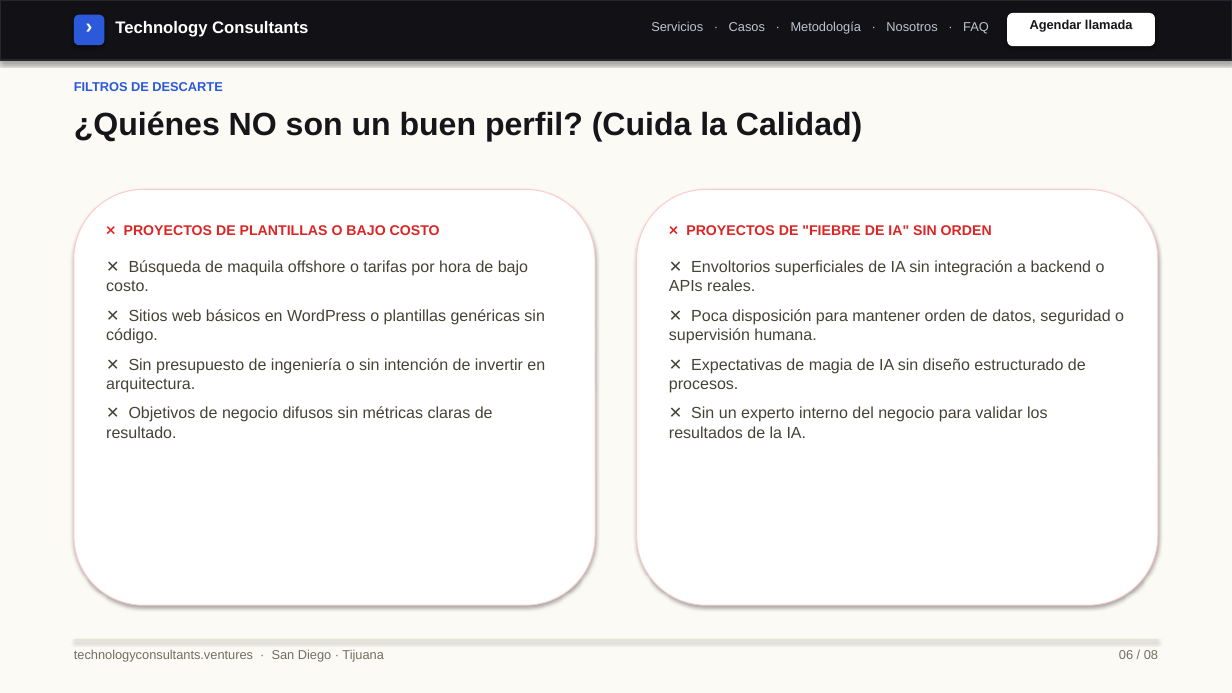
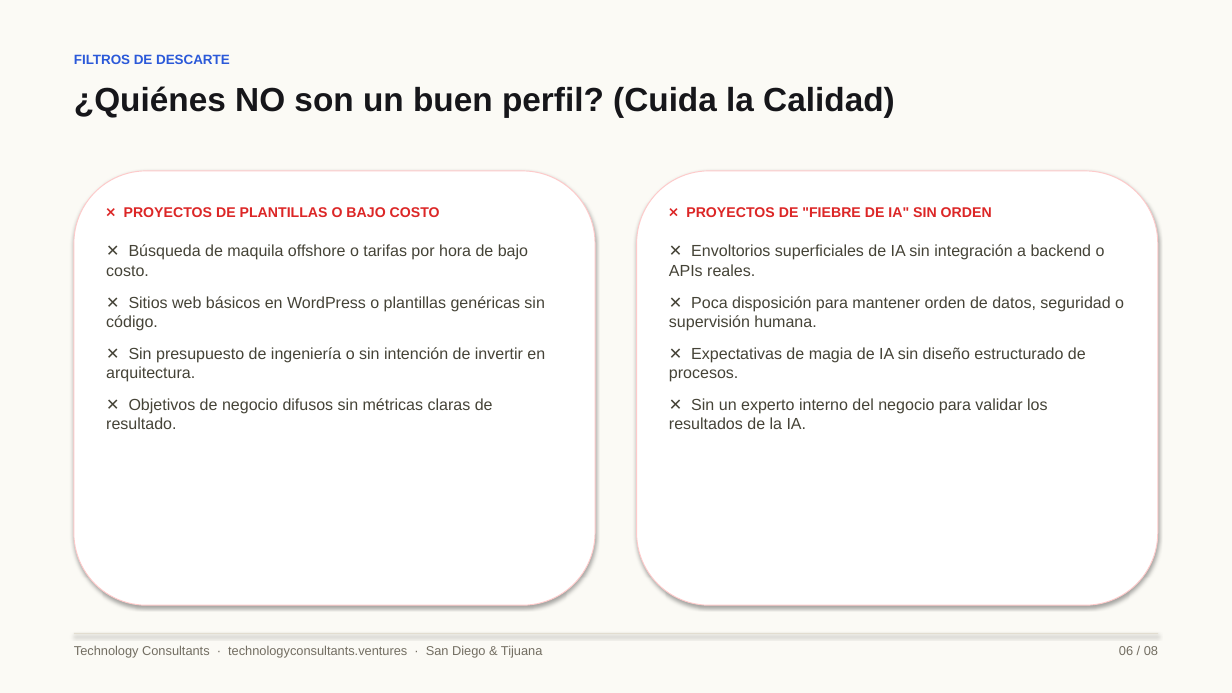
Before and after one commit to rguido198/TechnologyConsultantsVentures, a slide deck: slide 6 of Technology_Consultants_A_Quien_Enviarme_MX.pptx. Drawn at 1232x693 pixels with LibreOffice and Linux fonts; fonts in the diff are those of the drawing. Boxes give left, top, right and bottom in pixels: in the first picture for what was removed or moved away, otherwise in the second. Text is boxed around its words. In the diff, an @@ line names an element or a change of style, - is before the commit and + after.

Commit message:
Remove web navigation header bar from PPTX decks and fix slide vertical spacing, card proportions, and typography scale

```diff
--- a/Technology_Consultants_A_Quien_Enviarme_MX.pptx
+++ b/Technology_Consultants_A_Quien_Enviarme_MX.pptx
@@ rectangle removed at box(0, 0, 1232, 60) @@
@@ rounded rectangle removed at box(74, 15, 104, 45) @@
@@ text removed at box(74, 13, 104, 43) @@
-›
@@ text removed at box(115, 21, 308, 37) @@
-Technology Consultants
@@ text removed at box(651, 21, 989, 34) @@
-Servicios · Casos · Metodología · Nosotros · FAQ
@@ rounded rectangle removed at box(1007, 13, 1155, 46) @@
@@ text removed at box(1030, 19, 1133, 32) @@
-Agendar llamada
@@ text "FILTROS DE DESCARTE": place and size @@
-text "FILTROS DE DESCARTE" at box(74, 82, 222, 91)
+text "FILTROS DE DESCARTE" at box(74, 54, 230, 64)
@@ text "FILTROS DE DESCARTE" at box(74, 54, 230, 64): size 10 to 10.5 pt @@
@@ text "¿Quiénes NO son un buen ...": place and size @@
-text "¿Quiénes NO son un buen ..." at box(74, 111, 862, 142)
+text "¿Quiénes NO son un buen ..." at box(74, 86, 895, 118)
@@ text "¿Quiénes NO son un buen ..." at box(74, 86, 895, 118): size 25 to 26 pt @@
@@ rounded rectangle: place and size @@
-rounded rectangle at box(74, 189, 595, 605)
+rounded rectangle at box(74, 171, 595, 605)
@@ rounded rectangle: place and size @@
-rounded rectangle at box(637, 189, 1158, 605)
+rounded rectangle at box(637, 171, 1158, 605)
@@ text "❌ PROYECTOS DE PLANTILLAS O ...": place and size @@
-text "❌ PROYECTOS DE PLANTILLAS O ..." at box(106, 225, 545, 438)
+text "❌ PROYECTOS DE PLANTILLAS O ..." at box(106, 207, 545, 429)
@@ text "❌ PROYECTOS DE PLANTILLAS O ..." at box(106, 207, 545, 429): more space between paragraphs @@
@@ text "❌ PROYECTOS DE "FIEBRE DE ..." at box(669, 207, 1124, 429): more space between paragraphs @@
@@ text "❌ PROYECTOS DE "FIEBRE DE ...": place and size @@
-text "❌ PROYECTOS DE "FIEBRE DE ..." at box(669, 225, 1124, 438)
+text "❌ PROYECTOS DE "FIEBRE DE ..." at box(669, 207, 1124, 429)
@@ rectangle: place and size @@
-rectangle at box(74, 640, 1158, 640)
+rectangle at box(74, 633, 1158, 634)
@@ text at box(74, 645, 542, 657): text changed @@
-technologyconsultants.ventures · San Diego · Tijuana
+Technology Consultants · technologyconsultants.ventures · San Diego & Tijuana
@@ text "06 / 08": place and size @@
-text "06 / 08" at box(1119, 650, 1158, 659)
+text "06 / 08" at box(1119, 646, 1158, 655)
```
Also in this commit, not shown: 7 other slides changed, 1 other file.
